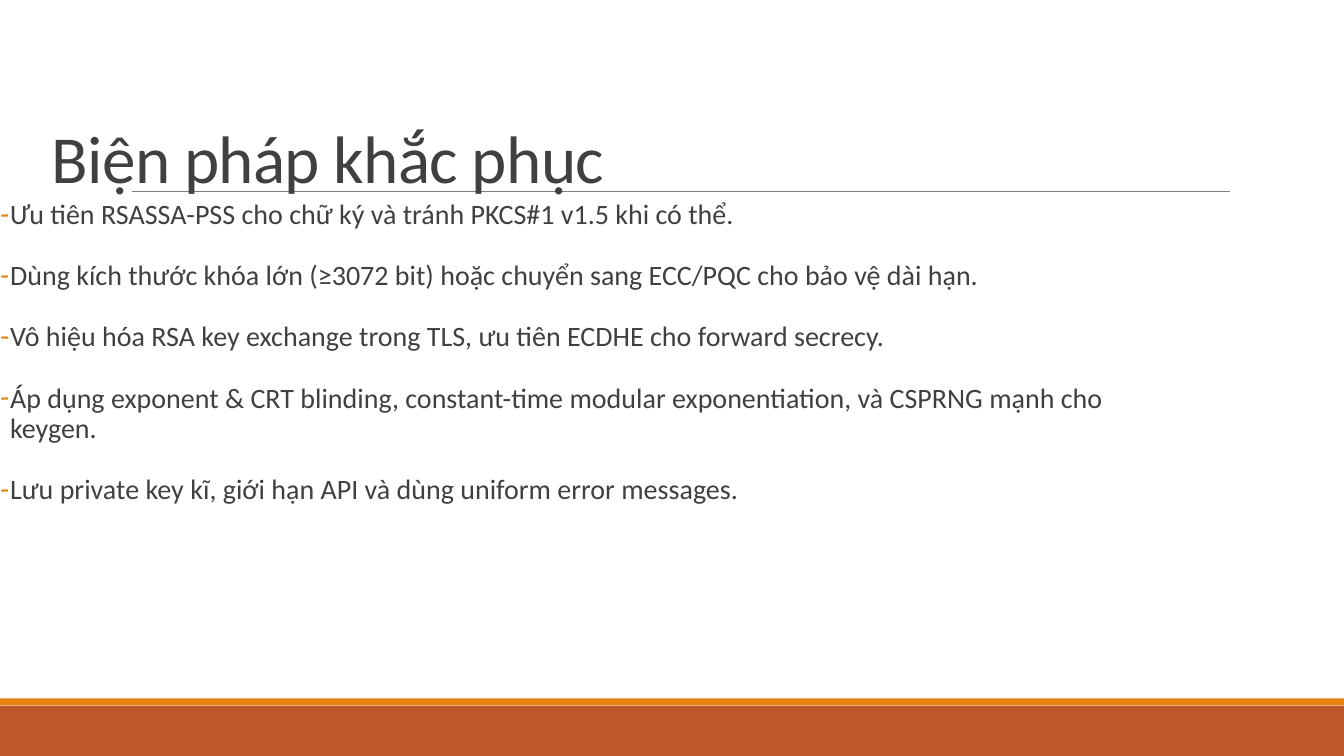
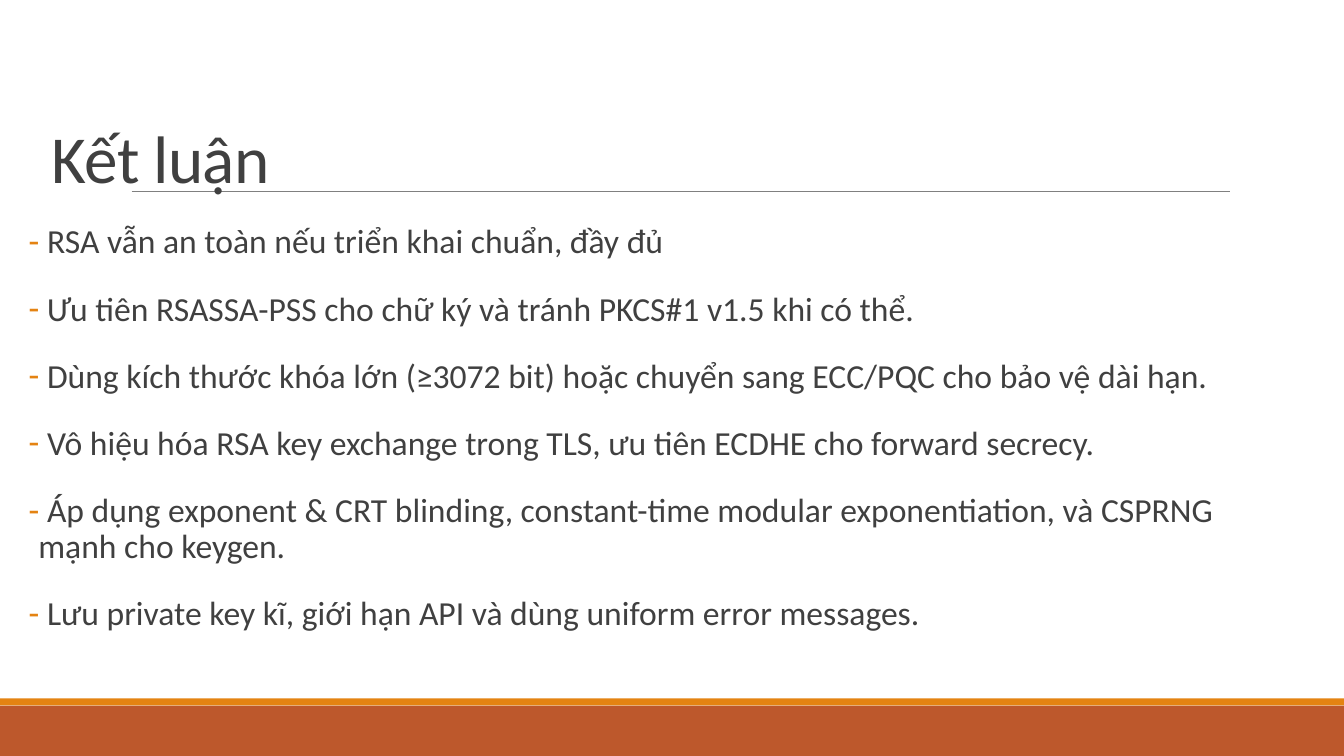
Before and after one commit to ken3k06/RSA-Based-Cryptography, a slide deck: slide 27 of Cryptanalysis on Asymmetric Ciphers — RSA & RSA.pptx (slide 14 before the commit). Drawn at 1344x756 pixels with LibreOffice and Linux fonts; fonts in the diff are those of the drawing. Boxes give left, top, right and bottom in pixels: in the first picture for what was removed or moved away, otherwise in the second. Text is boxed around its words. In the diff, an @@ line names an element or a change of style, - is before the commit and + after.

```diff
--- a/Cryptanalysis on Asymmetric Ciphers — RSA & RSA.pptx
+++ b/Cryptanalysis on Asymmetric Ciphers — RSA & RSA.pptx
@@ title at (52,132,269,195): text changed @@
-Biện pháp khắc phục
+Kết luận
@@ text "RSA vẫn an toàn nếu ...": place and size @@
-text "RSA vẫn an toàn nếu ..." at (10,202,1102,504)
+text "RSA vẫn an toàn nếu ..." at (38,226,1213,631)
@@ text at (47,226,663,259): paragraph added @@
+– RSA vẫn an toàn nếu triển khai chuẩn, đầy đủ
@@ text at (38,295,1213,631): size 20 to 24 pt in "Ưu tiên RSASSA-PSS cho chữ ký và ...", "Dùng kích thước khóa lớn (≥3072 bit) ...", "Vô hiệu hóa RSA key exchange trong ...", "Áp dụng exponent & CRT blinding, constant-time ..." and 1 more places @@
```
Also in this commit, not shown: 6 other slides changed, 12 slides added, 1 slide removed, 7 other files.
